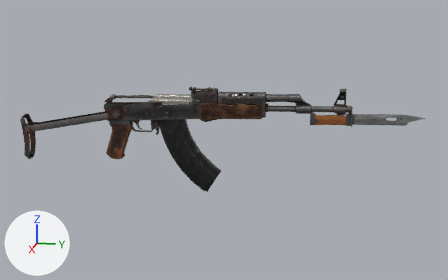
One commit to the glTF model kysgo/models/aks.glb: the scene before it, then after it.
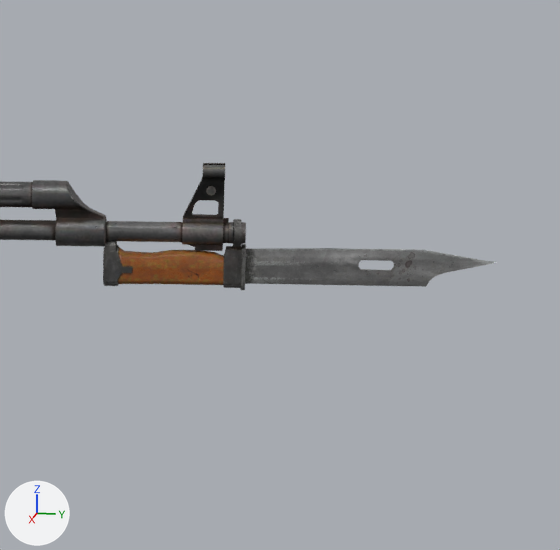
The first picture shows the older version from a 50 mm camera at (1707.0, 519.0, 340.0) aimed at (1.0, 178.0, -86.0). The close-ups show the older and then the newer version on the part from 62% to 100% of the width and 14% to 73% of the height of that picture. Only the edits that show in the close-ups are written down. The axes (+X, +Y, +Z) are drawn at lower left. The lights are the same throughout. Where no turn or scale is listed for an object, it has been applied to the vertices.

The scene before the commit, as lines of its bpy script (objects in view):
```python
me_blade_002_bayonet_0 = bpy.data.meshes.new('blade.002_bayonet_0')
me_blade_002_bayonet_0.from_pydata(...)  # 606 vertices, 1200 faces; spans x -0.13..0.11, y -0.96..2.17, z -0.34..0.25
me_blade_002_bayonet_0.materials.append(mat_bayonet)
me_blade_aks_0 = bpy.data.meshes.new('blade_aks_0')
me_blade_aks_0.from_pydata(...)  # 19004 vertices, 36836 faces; spans x -23.0..24.0, y -172.0..544.0, z -184.0..46.0
me_blade_aks_0.materials.append(mat_material)
ob_blade_002_bayonet_0 = bpy.data.objects.new('blade.002_bayonet_0', me_blade_002_bayonet_0)
ob_blade_002_bayonet_0.parent = ob_blade_002
ob_blade_002_bayonet_0.location = (0.0, 0.0, 0.0)
ob_blade_aks_0 = bpy.data.objects.new('blade_aks_0', me_blade_aks_0)
ob_blade_aks_0.location = (0.6, -8.3, 25.2)
```
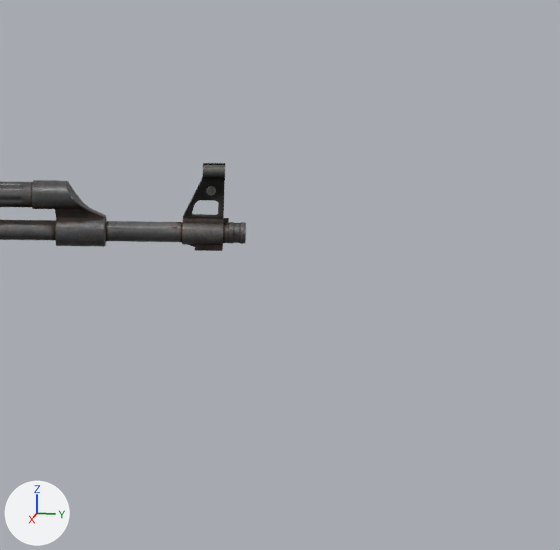
Scene script edits in JSON lines:
```json
{"op": "set", "path": "ob_blade_002_bayonet_0", "old": "bpy.data.objects.new('blade.002_bayonet_0', me_blade_002_bayonet_0)", "new": "bpy.data.objects.new('blade.002_bayonet_0', None)"}
```

Pixel boxes [x1, y1, x2, y2] of what changed, in the close-ups (560 x 550 px):
```json
{"object": "blade.002_bayonet_0", "change": "no longer drawn", "before": [103, 219, 496, 290]}
```
